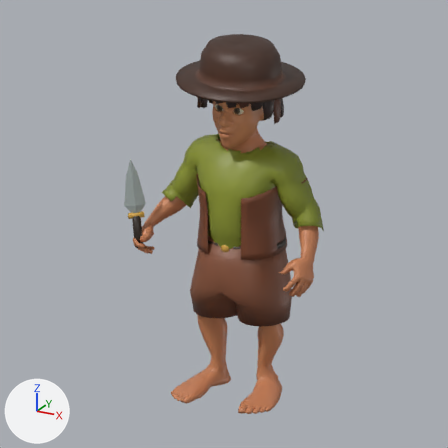
The Blender file tools/pixelhack-reference/models/0090-hobbit-male/model.blend: old version first, new version second.
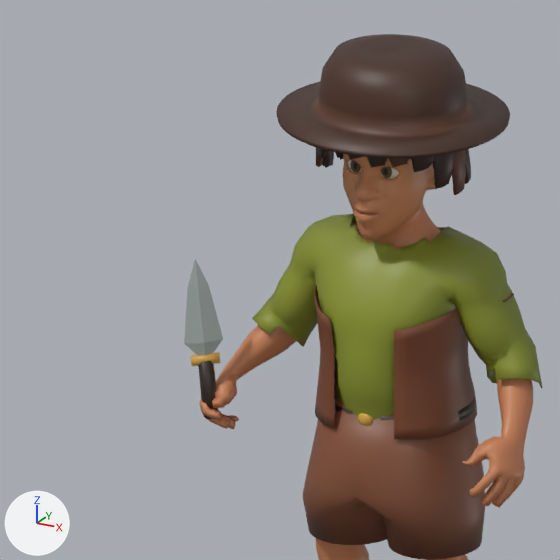
There are two pictures of each version: one from the file's camera 'Review | orthographic', one close up on the part from 5% to 74% of the width and 3% to 73% of the height. Arrows for +X, +Y and +Z are at lower left; the lights stay in place. The last two pictures show the newer version.

Script lines for the objects in view, before the commit:
```python
ob_dagger___brass_guard = bpy.data.objects.new('Dagger | brass guard', me_dagger___brass_guard)
ob_dagger___brass_guard.location = (0.0, 0.0, 0.0)
ob_dagger___double_edged_steel = bpy.data.objects.new('Dagger | double-edged steel', me_dagger___double_edged_steel)
ob_dagger___double_edged_steel.location = (0.0, 0.0, 0.0)
ob_dagger___wrapped_grip = bpy.data.objects.new('Dagger | wrapped grip', me_dagger___wrapped_grip)
ob_dagger___wrapped_grip.location = (0.0, 0.0, 0.0)
ob_hat___continuous_slouched_crown_and_brim = bpy.data.objects.new('Hat | continuous slouched crown and brim', me_hat___continuous_slouched_crown_and_brim)
ob_hat___continuous_slouched_crown_and_brim.location = (0.0, 0.0, 0.0)
ob_shirt___continuous_torso_and_sleeves = bpy.data.objects.new('Shirt | continuous torso and sleeves', me_shirt___continuous_torso_and_sleeves)
ob_shirt___continuous_torso_and_sleeves.location = (0.0, 0.0, 0.0)
ob_skin___complete_male_anatomical_cage = bpy.data.objects.new('Skin | complete male anatomical cage', me_skin___complete_male_anatomical_cage)
ob_skin___complete_male_anatomical_cage.location = (0.0, 0.0, 0.0)
# also in view: 'Trousers | continuous joined breeches' at (0.036, -0.005, 0.567); 'Vest | loose open-front waistcoat' at (0.033, 0.011, 0.872)
```
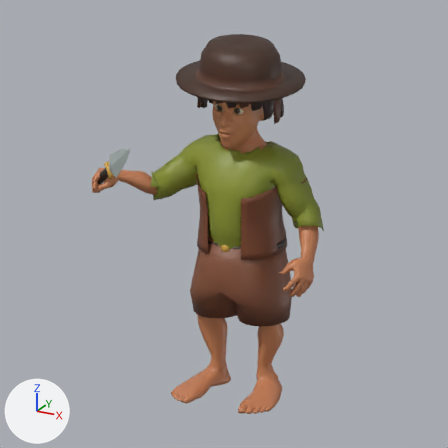
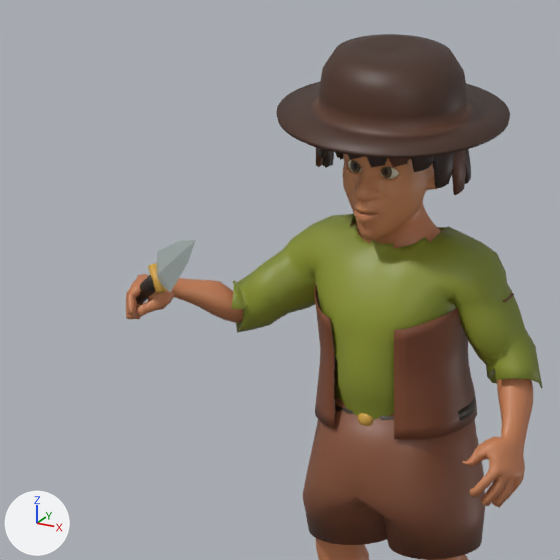
The newer file is also rescaled (x0.856), turned or shifted as a whole; pictures and numbers use the older file's frame.

Where the change shows, as pixel boxes [x1, y1, x2, y2] in the close-ups (560 x 560 px; the box of a moved part takes in the faces that stretch with it):
'Shirt | continuous torso and sleeves', reshaped (7% wider)
    before: [252, 213, 543, 420]
    after: [231, 213, 543, 420]
'Skin | complete male anatomical cage', reshaped
    before: [200, 154, 533, 560]
    after: [126, 154, 533, 560]
'Dagger | double-edged steel', reshaped (45% shorter)
    before: [184, 259, 223, 355]
    after: [156, 240, 195, 292]
'Dagger | wrapped grip', reshaped
    before: [198, 361, 218, 419]
    after: [136, 275, 155, 305]
'Dagger | brass guard', reshaped (37% narrower, 113% taller)
    before: [191, 352, 220, 366]
    after: [148, 263, 166, 294]
part 1 of me_skin___complete_male_anatomical_cage, moved or reshaped
    before: [200, 325, 296, 429]
    after: [126, 274, 244, 323]
part 2 of me_shirt___continuous_torso_and_sleeves, moved or reshaped
    before: [252, 216, 330, 347]
    after: [231, 217, 329, 333]

Edits to the bpy script that builds the scene:
```text
Change me_skin___complete_male_anatomical_cage:
    used by ob_skin___complete_male_anatomical_cage; location = (0.0, 0.0, 0.0)
    remove me_skin___complete_male_anatomical_cage.from_pydata(...)  # 3513 vertices, 4138 faces; spans x -0.44..0.45, y -0.28..0.15, z 0.0..1.59
    add me_skin___complete_male_anatomical_cage.from_pydata(...)  # 3513 vertices, 4138 faces; spans x -0.6..0.45, y -0.32..0.15, z 0.0..1.59
    me_skin___complete_male_anatomical_cage part 1: 404 of 3513 vertices moved; they spanned x -0.44..-0.17, y -0.23..0.1, z 0.64..1.12 and now span x -0.6..-0.18, y -0.32..0.09, z 0.9..1.13; mean shift (-0.13, -0.08, 0.22); largest move (-0.41, -0.13, 0.65) -> (-0.6, -0.21, 0.99)
Change me_shirt___continuous_torso_and_sleeves:
    used by ob_shirt___continuous_torso_and_sleeves; location = (0.0, 0.0, 0.0)
    remove me_shirt___continuous_torso_and_sleeves.from_pydata(...)  # 1260 vertices, 1452 faces; spans x -0.363..0.429, y -0.185..0.17, z 0.602..1.207
    add me_shirt___continuous_torso_and_sleeves.from_pydata(...)  # 1260 vertices, 1452 faces; spans x -0.401..0.429, y -0.185..0.17, z 0.602..1.207
    me_shirt___continuous_torso_and_sleeves part 2: 220 of 1260 vertices moved; they spanned x -0.363..-0.131, y -0.07..0.126, z 0.818..1.168 and now span x -0.401..-0.132, y -0.153..0.125, z 0.879..1.168; mean shift (-0.038, -0.047, 0.031); largest move (-0.253, 0.058, 0.818) -> (-0.386, -0.046, 0.882)
Change me_dagger___wrapped_grip:
    used by ob_dagger___wrapped_grip; location = (0.0, 0.0, 0.0)
    remove me_dagger___wrapped_grip.from_pydata(...)  # 36 vertices, 26 faces; spans x -0.423..-0.374, y -0.199..-0.154, z 0.675..0.832
    add me_dagger___wrapped_grip.from_pydata(...)  # 36 vertices, 26 faces; spans x -0.598..-0.471, y -0.304..-0.201, z 0.957..1.084
    me_dagger___wrapped_grip part 3: 36 of 36 vertices moved; they spanned x -0.423..-0.374, y -0.199..-0.154, z 0.675..0.832 and now span x -0.598..-0.471, y -0.304..-0.201, z 0.957..1.084; mean shift (-0.137, -0.077, 0.276)
Change me_dagger___brass_guard:
    used by ob_dagger___brass_guard; location = (0.0, 0.0, 0.0)
    remove me_dagger___brass_guard.from_pydata(...)  # 20 vertices, 12 faces; spans x -0.4418..-0.3663, y -0.2108..-0.1496, z 0.8143..0.8469
    add me_dagger___brass_guard.from_pydata(...)  # 20 vertices, 12 faces; spans x -0.516..-0.456, y -0.3132..-0.2616, z 1.0331..1.1055
    me_dagger___brass_guard part 4: the whole mesh is multiplied about its middle by the matrix ((-0.176, -0.795, 0.58), (0.777, -0.474, -0.414), (0.604, 0.378, 0.702)), then moved by (-0.082, -0.1072, 0.2387)
Change me_dagger___double_edged_steel:
    used by ob_dagger___double_edged_steel; location = (0.0, 0.0, 0.0)
    remove me_dagger___double_edged_steel.from_pydata(...)  # 16 vertices, 14 faces; spans x -0.45..-0.366, y -0.209..-0.156, z 0.83..1.101
    add me_dagger___double_edged_steel.from_pydata(...)  # 16 vertices, 14 faces; spans x -0.491..-0.314, y -0.41..-0.284, z 1.056..1.242
    me_dagger___double_edged_steel part 5: 16 of 16 vertices moved; they spanned x -0.45..-0.366, y -0.209..-0.156, z 0.83..1.101 and now span x -0.491..-0.314, y -0.41..-0.284, z 1.056..1.242; mean shift (0.01, -0.159, 0.192)
```
